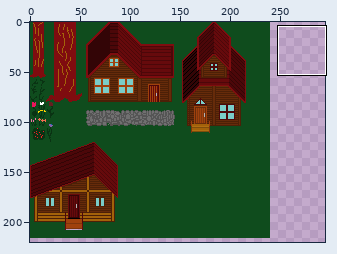
Sprite sheet, stored at Bean/sprites/sprBeanVillage/layers/71e0af22-da54-43fb-8fbf-569703e78aa5/5dde6679-c427-4120-9982-7d74def744f1.png. The first picture is a wide view before the edit; the outline marks the close-up.
Close-up. Old version:
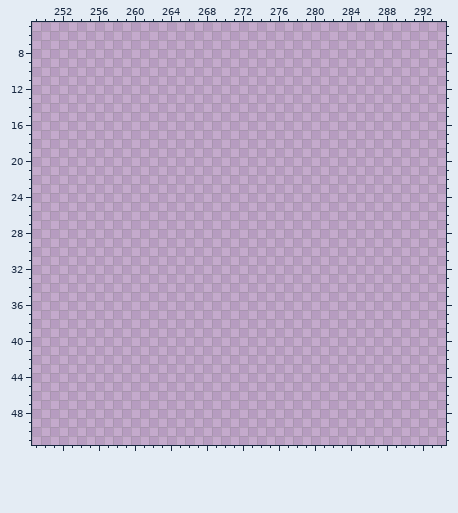
The file is 400x400 pixels. Shown: x 249..294, y 5..51. The wide view leaves out empty margins.
The same view after the edit:
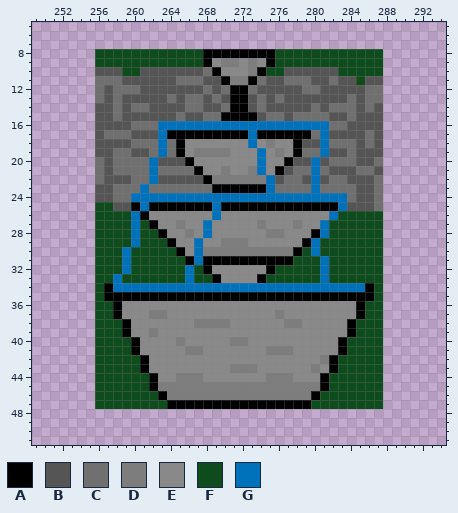
Palette (. is transparent): A #000000  B #555555  C #707070  D #7d7d7d  E #898989  F #0f4c1d  G #0072bc
Change:
@@ x 249..294 @@
  7 ..............................................
- 8 ..............................................
- 9 ..............................................
-10 ..............................................
-11 ..............................................
-12 ..............................................
-13 ..............................................
-14 ..............................................
-15 ..............................................
-16 ..............................................
-17 ..............................................
-18 ..............................................
-19 ..............................................
-20 ..............................................
-21 ..............................................
-22 ..............................................
-23 ..............................................
-24 ..............................................
-25 ..............................................
-26 ..............................................
-27 ..............................................
-28 ..............................................
-29 ..............................................
-30 ..............................................
-31 ..............................................
-32 ..............................................
-33 ..............................................
-34 ..............................................
-35 ..............................................
-36 ..............................................
-37 ..............................................
-38 ..............................................
-39 ..............................................
-40 ..............................................
-41 ..............................................
-42 ..............................................
-43 ..............................................
-44 ..............................................
-45 ..............................................
-46 ..............................................
-47 ..............................................
+ 8 .......FFFFFFFFFFFFAAAAAAAAFFFFFFFFFFFF.......
+ 9 .......FFFFFFFFFFFFAEDDEDEAFFFFFFFFFFFF.......
+10 .......BBBFFBBBBBBBCAEEEDAFFBBBBBBFFFFF.......
+11 .......CCCBBBBBBCCCBBADDACBBCCCBBCBBFBB.......
+12 .......CBCCCBBBBBBBCBCAACBBBBBCCBBBBBCC.......
+13 .......CBCBBBBBCBCCBCBAABCBCBBBBBBBCBCC.......
+14 .......BBCBCCBBBBCCBBCAABCBBBBBCBCCCBCB.......
+15 .......BBCBBBBBBCBBCCAAAABCCBCCCCBBCBBB.......
+16 .......BBBBCCCGGGGGGGGGGGGGGGGGGGCCBBBB.......
+17 .......BCCCBBBGAAAAAAAAAGAAAAAACGBBBBCB.......
+18 .......BBBBCCCGCAEEEEEEEGEDEEABBGCCCBCB.......
+19 .......BBCCBBCGCAEDDDDEEEGEDEACCGBBCBBB.......
+20 .......CBCCCCGBBBAEEEEEEEGEEABBGBCCCBBC.......
+21 .......CBCCCCGCCCCAEEDEEDGEABCCGCBBBCCB.......
+22 .......CBBBCCGBBBBBADDDDDDGBCCBGBCCBBBC.......
+23 .......BBCCCGCCCCCCCAAAAAAGCCCCGCCCCBBC.......
+24 .......BBCCGGGGGGGGGGGGGGGGGGGGGGGGCBBC.......
+25 .......FFBBAGAAAAAAAGAAAAAAAAAAAAAGBBBC.......
+26 .......FFFFGAEEEEEEEGEEEEEEEEEEEEGFFFFF.......
+27 .......FFFFGFAEEDEEGEEEEEDEEEDEEGFFFFFF.......
+28 .......FFFFGFFAEEDEGEEEEEEDDEEEAGFFFFFF.......
+29 .......FFFFGFFFAEEGEEDDDEEEEEEAGFFFFFFF.......
+30 .......FFFGFFFFFAEGDDDDDDDDDDAFGFFFFFFF.......
+31 .......FFFGFFFFFFAGAAAAAAAAAAFFFGFFFFFF.......
+32 .......FFFGFFFFFFGFAEEEEEEAFFFFFGFFFFFF.......
+33 .......FFGFFFFFFFGFFAEEEEAFFFFFFGFFFFFF.......
+34 .......FAGGGGGGGGGGGGGGGGGGGGGGGGGGGGAF.......
+35 .......FAAAAAAAAAAAAAAAAAAAAAAAAAAAAAAF.......
+36 .......FFAEEEEEEEEEEEEEEEEEEEEEEEEEEAFF.......
+37 .......FFAEEEDDEEEEEEEEEEEEDEEEEEEEEAFF.......
+38 .......FFFAEEEEEEEDDDDEEEEEEDDEEEEEAFFF.......
+39 .......FFFAEEDEEEEEEEEEEEEEEEEEEEEEAFFF.......
+40 .......FFFFAEEEEDEEEEEDDEEEEEEEEEEAFFFF.......
+41 .......FFFFAEEEEEDDEEEEEEEDDDEEEEEAFFFF.......
+42 .......FFFFFAEEEEEEEEEEEEEEEEEEEDAFFFFF.......
+43 .......FFFFFAEEEEEEEEEDDDEEEEEEDEAFFFFF.......
+44 .......FFFFFFAEEDDDEEEEEEEDDDEEEAFFFFFF.......
+45 .......FFFFFFADDDDDDDDDDDDDDDDDDAFFFFFF.......
+46 .......FFFFFFFADDDDDDDDDDDDDDDDAFFFFFFF.......
+47 .......FFFFFFFFAAAAAAAAAAAAAAAAFFFFFFFF.......
 48 ..............................................
